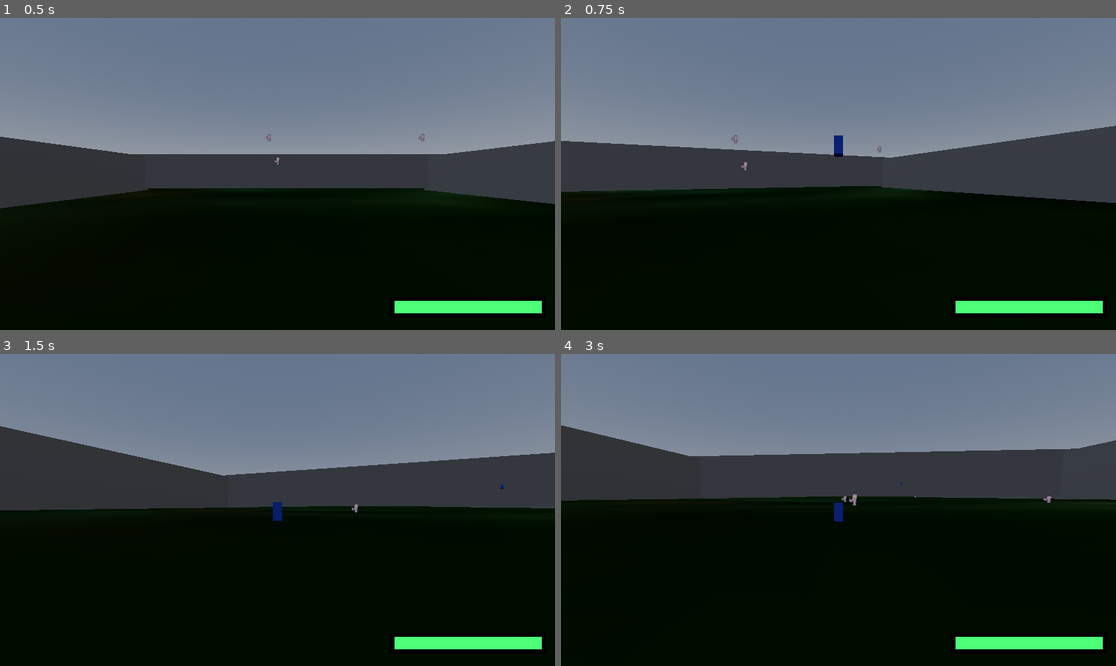
Above: before the commit, frames 1-4 (two rows, left to right).
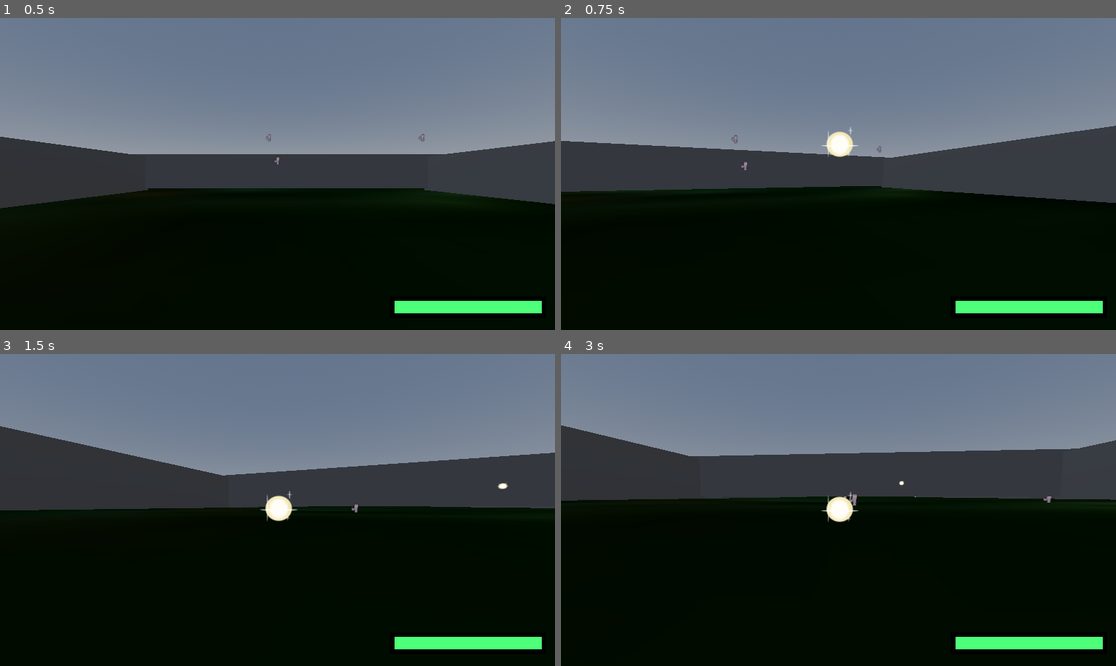
Above: after the commit, the same moments.

Repository: tajsDev/cleanser
Game: Godot game, scene res://Levels/level_one.tscn
Two runs of this game, one before a commit and one after it. Both use one fixed random seed, a clock stepped at 60 frames per second and the inputs below.
Inputs (mouse positions are in pixels of both pictures, inside the frame that each line leads up to):
- Up to frame 1 (0.5 s): no input
- Up to frame 2 (0.75 s): tap Enter (ui_accept) at 0.5 s; move the mouse to (866, 174) at 0.52 s; hold Up (ui_up) from 0.53 s (still down); right-click (866, 174) at 0.6 s
- Up to frame 3 (1.5 s): keep holding Up (ui_up); tap Enter (ui_accept) at 0.77 s; move the mouse to (249, 510) at 1.27 s; right-click (249, 510) at 1.35 s
- Up to frame 4 (3 s): keep holding Up (ui_up); tap Enter (ui_accept) at 1.52 s; move the mouse to (849, 503) at 2.02 s; right-click (849, 503) at 2.1 s; move the mouse to (832, 516) at 2.77 s; right-click (832, 516) at 2.85 s

Frame 1 is identical in both runs. In frame 2, 0.3% of the frame differs, in the area x 46-54%, y 34-45%; in frame 3, 0.4%, in the area x 46-92%, y 41-54%; in frame 4, 0.4%.

Commit message:
added attack spell and assets

Diff:
--- a/Enemies/wolf.tscn
+++ b/Enemies/wolf.tscn
@@ -6,20 +6,20 @@
 [ext_resource type="Script" path="res://Scripts/health_manager.gd" id="3_uwt3k"]
 [ext_resource type="PackedScene" uid="uid://ddp0d67qg62j3" path="res://Enemies/bubble.tscn" id="4_tca0n"]
 
-[sub_resource type="SphereShape3D" id="SphereShape3D_mjfsd"]
-radius = 0.29809
+[sub_resource type="CylinderShape3D" id="CylinderShape3D_53kpa"]
+height = 0.5
 
 [sub_resource type="BoxShape3D" id="BoxShape3D_yture"]
 size = Vector3(1, 0.563232, 0.393677)
 
 [node name="wolf" type="CharacterBody3D" groups=["enemy_proj"]]
-transform = Transform3D(2, 0, 0, 0, 2, 0, 0, 0, 2, 0, 0, -0.0857544)
+transform = Transform3D(2, 0, 0, 0, 2, 0, 0, 0, 2, 0, 0, -0.329285)
 slide_on_ceiling = false
 script = ExtResource("1_rd73b")
 
 [node name="CollisionShape3D" type="CollisionShape3D" parent="."]
-transform = Transform3D(0.5, 0, 0, 0, 0.5, 0, 0, 0, 0.5, 0, -0.35099, 0.778411)
-shape = SubResource("SphereShape3D_mjfsd")
+transform = Transform3D(0.5, 0, 0, 0, 0.5, 0, 0, 0, 0.5, 0, -0.356212, 0.778411)
+shape = SubResource("CylinderShape3D_53kpa")
 
 [node name="Sprite3D" type="Sprite3D" parent="."]
 transform = Transform3D(0.1, 0, 0, 0, 0.1, 0, 0, 0, 0.1, 0, 0, 0.78653)
@@ -35,7 +35,7 @@
 bubble = ExtResource("4_tca0n")
 
 [node name="HealthManager" type="Node3D" parent="Area3D"]
-transform = Transform3D(1, 0, 0, 0, 1, 0, 0, 0, 1, 0, 0, 0.588531)
+transform = Transform3D(1, 0, 0, 0, 1, 0, 0, 0, 1, 0, 0, -0.0953622)
 script = ExtResource("3_uwt3k")
 
 [node name="CollisionShape3D" type="CollisionShape3D" parent="Area3D" groups=["enemy_proj"]]
--- a/Player/player.tscn
+++ b/Player/player.tscn
@@ -7,6 +7,7 @@
 [ext_resource type="PackedScene" uid="uid://pavqsibir81r" path="res://Projectiles/Cleanse.tscn" id="4_6e4mh"]
 [ext_resource type="Script" path="res://Scripts/health_manager.gd" id="5_md0m2"]
 [ext_resource type="Script" path="res://Scripts/player_hit.gd" id="5_wq1dv"]
+[ext_resource type="PackedScene" uid="uid://bv40vp3xgoi22" path="res://Projectiles/attack.tscn" id="6_riwv4"]
 
 [sub_resource type="ProceduralSkyMaterial" id="ProceduralSkyMaterial_may0v"]
 
@@ -98,6 +99,14 @@
 script = ExtResource("3_gbmod")
 cleanse_spell = ExtResource("4_6e4mh")
 cam = NodePath("..")
+action = "ui_cleanse"
+
+[node name="attack_book" type="Node3D" parent="Camera3D" node_paths=PackedStringArray("cam")]
+transform = Transform3D(1, 0, 0, 0, 1, 0, 0, 0, 1, 0, 0.0189483, -0.692884)
+script = ExtResource("3_gbmod")
+cleanse_spell = ExtResource("6_riwv4")
+cam = NodePath("..")
+action = "ui_attack"
 
 [node name="CollisionShape3D" type="CollisionShape3D" parent="."]
 transform = Transform3D(1, 0, 0, 0, 1, 0, 0, 0, 1, 0, -0.903381, 0)
--- a/Projectiles/Cleanse.tscn
+++ b/Projectiles/Cleanse.tscn
@@ -1,16 +1,11 @@
-[gd_scene load_steps=7 format=3 uid="uid://pavqsibir81r"]
+[gd_scene load_steps=6 format=3 uid="uid://pavqsibir81r"]
 
 [ext_resource type="Script" path="res://Scripts/cleanse_spell.gd" id="1_qgssp"]
 [ext_resource type="Script" path="res://Scripts/destroy_proj.gd" id="2_fdbjq"]
+[ext_resource type="Texture2D" uid="uid://2bn8tjxyqe6b" path="res://Assets/Images/holy_spell.png" id="3_dgbyn"]
 
 [sub_resource type="BoxShape3D" id="BoxShape3D_kv8pk"]
 size = Vector3(0.408722, 0.562622, 1.17816)
-
-[sub_resource type="StandardMaterial3D" id="StandardMaterial3D_fogoq"]
-albedo_color = Color(0.109804, 0.341176, 1, 1)
-
-[sub_resource type="BoxMesh" id="BoxMesh_5v8nw"]
-material = SubResource("StandardMaterial3D_fogoq")
 
 [sub_resource type="BoxShape3D" id="BoxShape3D_cbofx"]
 size = Vector3(0.256958, 0.565674, 1.09204)
@@ -24,10 +19,6 @@
 transform = Transform3D(0.9, 0, 0, 0, 0.9, 0, 0, 0, 0.9, -0.00498505, 0.0176331, -0.00469666)
 shape = SubResource("BoxShape3D_kv8pk")
 
-[node name="MeshInstance3D" type="MeshInstance3D" parent="." groups=["projectile"]]
-transform = Transform3D(0.25, 0, 0, 0, 0.5, 0, 0, 0, 1, 0, 0, 0)
-mesh = SubResource("BoxMesh_5v8nw")
-
 [node name="Area3D" type="Area3D" parent="." groups=["healing"]]
 script = ExtResource("2_fdbjq")
 
@@ -35,5 +26,8 @@
 transform = Transform3D(1, 0, 0, 0, 1, 0, 0, 0, 1, 0.00238037, 0.00183105, -0.010376)
 shape = SubResource("BoxShape3D_cbofx")
 
+[node name="Sprite3D" type="Sprite3D" parent="."]
+texture = ExtResource("3_dgbyn")
+
 [connection signal="body_entered" from="." to="." method="_on_body_entered"]
 [connection signal="area_entered" from="Area3D" to="." method="_on_area_3d_area_entered"]
--- /dev/null
+++ b/Projectiles/attack.tscn
@@ -0,0 +1,33 @@
+[gd_scene load_steps=6 format=3 uid="uid://bv40vp3xgoi22"]
+
+[ext_resource type="Script" path="res://Scripts/cleanse_spell.gd" id="1_ggvvu"]
+[ext_resource type="Script" path="res://Scripts/destroy_proj.gd" id="2_4k2mk"]
+[ext_resource type="Texture2D" uid="uid://7ebmfrplb77k" path="res://Assets/Images/attack_spell.png" id="3_5cp2w"]
+
+[sub_resource type="BoxShape3D" id="BoxShape3D_kv8pk"]
+size = Vector3(0.408722, 0.562622, 1.17816)
+
+[sub_resource type="BoxShape3D" id="BoxShape3D_cbofx"]
+size = Vector3(0.256958, 0.565674, 1.09204)
+
+[node name="Attack" type="RigidBody3D" groups=["projectile"]]
+mass = 0.1
+gravity_scale = 0.5
+script = ExtResource("1_ggvvu")
+
+[node name="CollisionShape3D" type="CollisionShape3D" parent="." groups=["projectile"]]
+transform = Transform3D(0.9, 0, 0, 0, 0.9, 0, 0, 0, 0.9, -0.00498505, 0.0176331, -0.00469666)
+shape = SubResource("BoxShape3D_kv8pk")
+
+[node name="Area3D" type="Area3D" parent="." groups=["projectile"]]
+script = ExtResource("2_4k2mk")
+
+[node name="CollisionShape3D" type="CollisionShape3D" parent="Area3D" groups=["projectile"]]
+transform = Transform3D(1, 0, 0, 0, 1, 0, 0, 0, 1, 0.00238037, 0.00183105, -0.010376)
+shape = SubResource("BoxShape3D_cbofx")
+
+[node name="Sprite3D" type="Sprite3D" parent="."]
+texture = ExtResource("3_5cp2w")
+
+[connection signal="body_entered" from="." to="." method="_on_body_entered"]
+[connection signal="area_entered" from="Area3D" to="." method="_on_area_3d_area_entered"]
--- a/Scripts/cleanse_book.gd
+++ b/Scripts/cleanse_book.gd
@@ -3,9 +3,10 @@
 @export var cam: Camera3D
 var direction
 var speed = 10.0
+@export var action:String
 
 func _physics_process(_delta):
-	if Input.is_action_just_pressed("ui_cleanse"):
+	if Input.is_action_just_pressed(action):
 		var spell = cleanse_spell.instantiate()
 		spell.rotation = global_rotation
 		spell.position = global_position
--- a/Scripts/villager_nav.gd
+++ b/Scripts/villager_nav.gd
@@ -22,11 +22,12 @@
 
 func _physics_process(delta):
 	look_at(player.global_position)
+	if(cleansed):
+		return
 	if not is_on_floor():
 		velocity.y -= gravity * delta * movement_speed
 		move_and_slide()
-	if(cleansed):
-		return
+
 	set_movement_target(player.global_position)
 
 
--- a/project.godot
+++ b/project.godot
@@ -65,6 +65,11 @@
 , Object(InputEventJoypadButton,"resource_local_to_scene":false,"resource_name":"","device":-1,"button_index":10,"pressure":0.0,"pressed":false,"script":null)
 ]
 }
+ui_attack={
+"deadzone": 0.5,
+"events": [Object(InputEventMouseButton,"resource_local_to_scene":false,"resource_name":"","device":-1,"window_id":0,"alt_pressed":false,"shift_pressed":false,"ctrl_pressed":false,"meta_pressed":false,"button_mask":1,"position":Vector2(98, 11),"global_position":Vector2(107, 57),"factor":1.0,"button_index":1,"canceled":false,"pressed":true,"double_click":true,"script":null)
+]
+}
 
 [layer_names]
 
Not shown, added: Assets/Images/attack_spell.png.import
Not shown, added: Assets/Images/c_skelly_fight.png.import
Not shown, added: Assets/Images/c_skelly_walk.png.import
Not shown, added: Assets/Images/c_wolf_fight.png.import
Not shown, added: Assets/Images/c_wolf_walk.png.import
Not shown, added: Assets/Images/holy_spell.png.import
Not shown, added: Assets/Images/skelly_fight.png.import
Not shown, added: Assets/Images/skelly_walk.png.import
Not shown, added: Assets/Images/wolf_attack.png.import
Not shown, added: Assets/Images/wolf_walk.png.import
Not shown: 1 places in Player/player.tscn that only renumber resources
